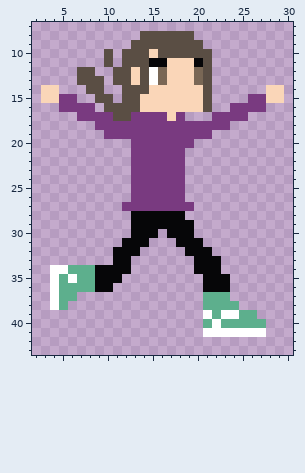
Two versions of one pixel-art sprite, Assets/Player/Player Art/Jump/Malika Jump5.png. This is how it looked before the edit.
The file is 31x47 pixels. Shown: x 2..30, y 7..43. The old version is drawn lined up with the new one.
Now the later version:
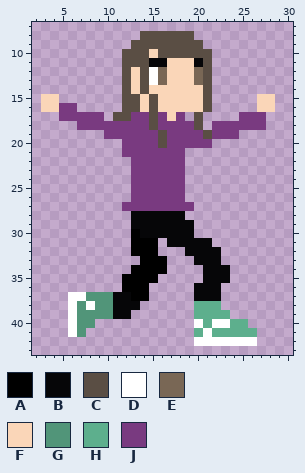
Palette (. is transparent): A #000000  B #060608  C #5a4e44  D #ffffff  E #796755  F #fad6b8  G #519579  H #5daf8d  J #793a80
The author wrote: Jump Anim Only Rises
Edits made:
{"change": "whole drawing moved by +1,-3 (the old picture is shown already moved)"}
{"y":10,"x":10,"old":"C","new":"."}
{"y":11,"x":10,"old":"C","new":"."}
{"y":12,"x":7,"old":"CC","new":".."}
{"y":12,"x":11,"old":"C","new":"."}
{"y":13,"x":7,"old":"CCC","new":"..."}
{"y":13,"x":11,"old":"C","new":"."}
{"y":14,"x":3,"old":"FF","new":".."}
{"y":14,"x":8,"old":"CC","new":".."}
{"y":14,"x":13,"old":"C","new":"F"}
{"y":14,"x":28,"old":"FF","new":".."}
{"y":15,"x":5,"old":"JJ","new":".."}
{"y":15,"x":9,"old":"CC","new":".."}
{"y":15,"x":15,"old":"F","new":"C"}
{"y":15,"x":26,"old":"JJ","new":".F"}
{"y":15,"x":29,"old":"F","new":"."}
{"y":16,"x":3,"old":"..","new":"FF"}
{"y":16,"x":7,"old":"JJ","new":".."}
{"y":16,"x":10,"old":"CC","new":".."}
{"y":16,"x":15,"old":"F","new":"C"}
{"y":16,"x":24,"old":"JJJJ.","new":"...FF"}
{"y":17,"x":5,"old":"..","new":"JJ"}
{"y":17,"x":10,"old":"J","new":"."}
{"y":17,"x":15,"old":"J","new":"C"}
{"y":17,"x":20,"old":".","new":"C"}
{"y":17,"x":22,"old":"JJJ","new":"..."}
{"y":17,"x":26,"old":"..","new":"JJ"}
{"y":18,"x":7,"old":"..","new":"JJ"}
{"y":18,"x":15,"old":"J","new":"C"}
{"y":18,"x":20,"old":"JJ","new":"C."}
{"y":18,"x":24,"old":"....","new":"JJJJ"}
{"y":19,"x":16,"old":"J","new":"C"}
{"y":19,"x":21,"old":"J...","new":"CJJJ"}
{"y":20,"x":12,"old":".","new":"J"}
{"y":20,"x":16,"old":"J","new":"C"}
{"y":20,"x":20,"old":"..","new":"JJ"}
{"y":21,"x":12,"old":".","new":"J"}
{"y":30,"x":13,"old":"B","new":"A"}
{"y":30,"x":16,"old":".","new":"B"}
{"y":31,"x":12,"old":"BBB.","new":".AAA"}
{"y":31,"x":17,"old":".","new":"B"}
{"y":31,"x":21,"old":".","new":"B"}
{"y":32,"x":11,"old":"BBB..","new":"..AAA"}
{"y":32,"x":22,"old":".","new":"B"}
{"y":33,"x":11,"old":"BB","new":".."}
{"y":33,"x":14,"old":"...","new":"AAA"}
{"y":34,"x":4,"old":"DDHHHBBBB....","new":".........AAAA"}
{"y":34,"x":20,"old":"B","new":"."}
{"y":34,"x":23,"old":".","new":"B"}
{"y":35,"x":4,"old":"DHDHHBBB....","new":"........AAAA"}
{"y":36,"x":4,"old":"DHHHHBB","new":"......."}
{"y":36,"x":12,"old":"...","new":"AAA"}
{"y":36,"x":20,"old":".","new":"B"}
{"y":36,"x":23,"old":"B","new":"."}
{"y":37,"x":4,"old":"DHH........","new":"..DDGGGBBAA"}
{"y":37,"x":20,"old":".HHH","new":"BBB."}
{"y":38,"x":4,"old":"DH........","new":"..DGDGGBBB"}
{"y":38,"x":20,"old":".","new":"H"}
{"y":38,"x":23,"old":"HH","new":".."}
{"y":39,"x":6,"old":".......","new":"DGGGGBB"}
{"y":39,"x":20,"old":".D","new":"HH"}
{"y":39,"x":23,"old":"DDHH","new":"H..."}
{"y":40,"x":6,"old":"...","new":"DGG"}
{"y":40,"x":20,"old":".","new":"D"}
{"y":40,"x":23,"old":"H","new":"D"}
{"y":40,"x":26,"old":"HH","new":".."}
{"y":41,"x":6,"old":"..","new":"DG"}
{"y":41,"x":20,"old":".","new":"H"}
{"y":41,"x":22,"old":"DDDDDD","new":"HHHHH."}
{"y":42,"x":20,"old":".......","new":"DDDDDDD"}
{"label":"changed","picture_box":[41,49,167,157]}
{"label":"changed","picture_box":[194,85,284,148]}
{"label":"changed","picture_box":[50,229,266,346]}
